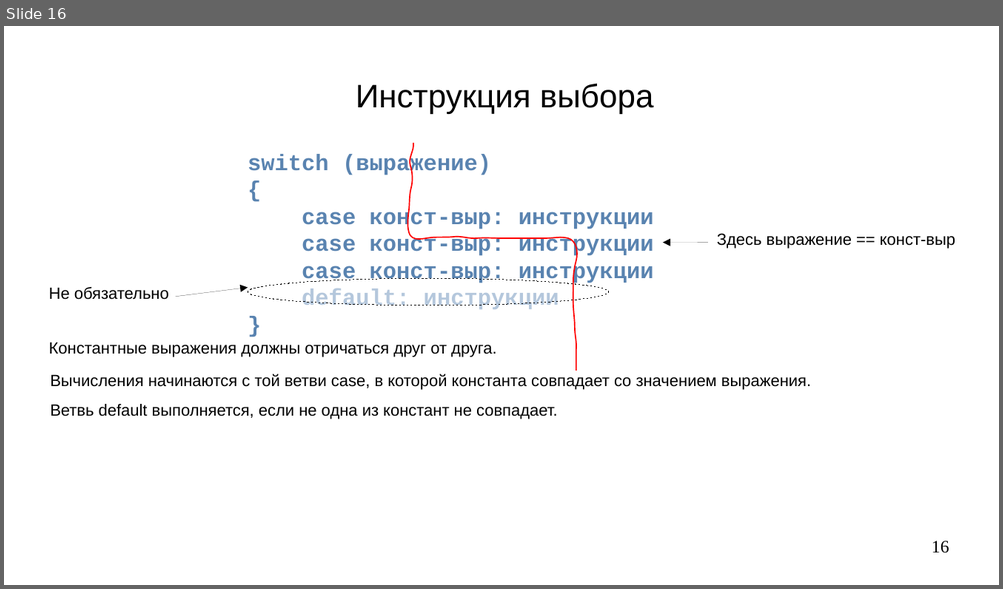
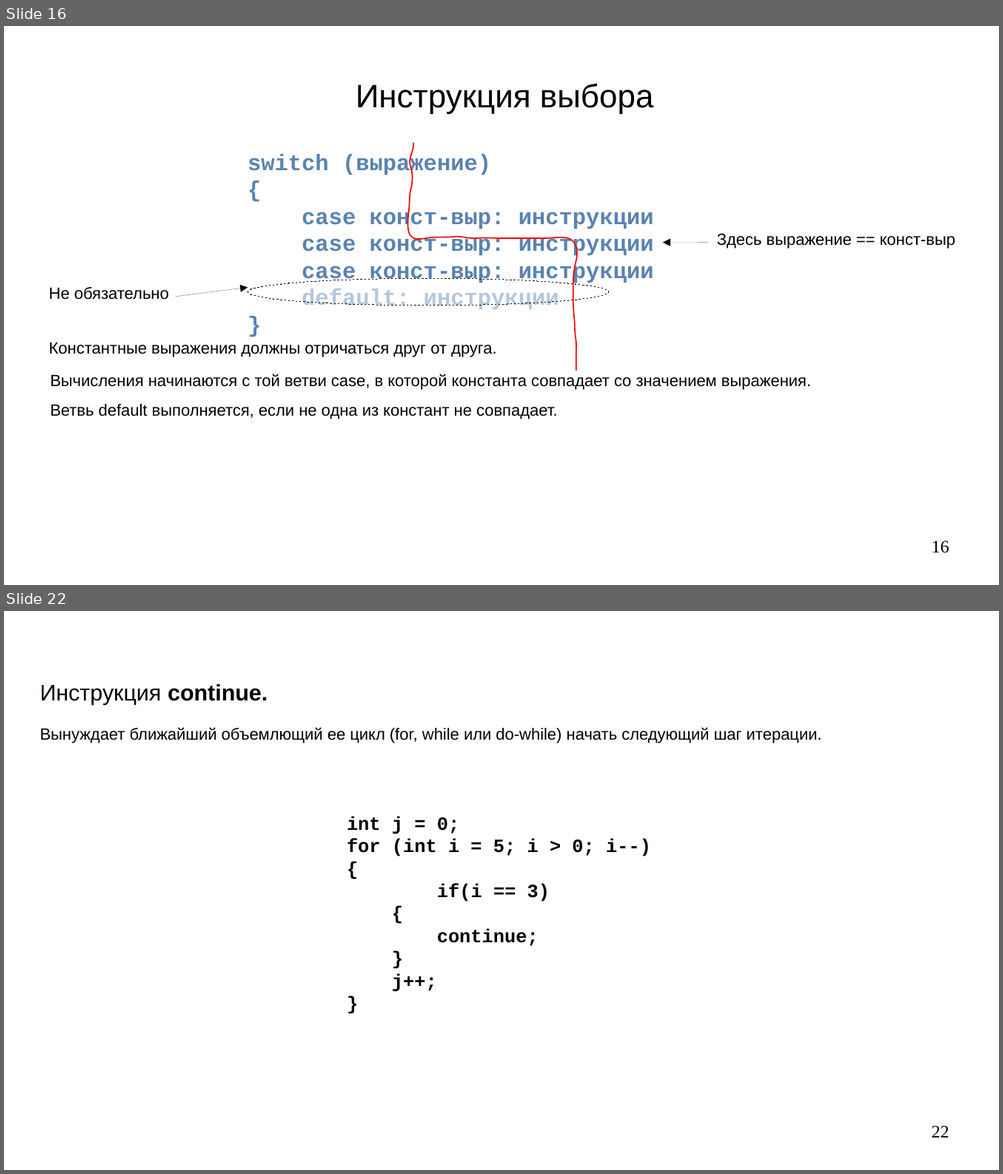
Before and after one commit to steelcraft/stud-lab, a slide deck: Лекции/CBCP01#L3.odp. Shown one above the other, each under a label of ours: slide 16 before the commit, slides 16 and 22 after it; the slides between them are not shown. The pictures are 1003x589 and 1003x1174 pixels, drawn with LibreOffice and Linux fonts; fonts in the diff are those of the drawing. Boxes give left, top, right and bottom in pixels: in the first picture for what was removed or moved away, otherwise in the second. Text is boxed around its words. In the diff, an @@ line names an element or a change of style, - is before the commit and + after.

```diff
--- a/Лекции/CBCP01#L3.odp
+++ b/Лекции/CBCP01#L3.odp
@@ slide 22 added at (4,611,999,1170), background #FFFFFF @@
@@ text added at (40,684,267,705), 18 pt, text #000000 @@
+Инструкция continue.
@@ text added at (40,727,822,743), 13 pt, text #000000 @@
+Вынуждает ближайший объемлющий ее цикл (for, while или do-while) начать следующий шаг итерации.
@@ text added at (347,816,651,992), 15 pt, text #000000, bold @@
+int j = 0;
+for (int i = 5; i > 0; i--)
+{
+if(i == 3)
+{
+continue;
+}
+j++;
+}
@@ page number added at (931,1126,949,1138), 14 pt, text #000000 @@
+22
```
Also in this commit, not shown: 2 slides changed, 5 other slides added, 1 slide removed.
